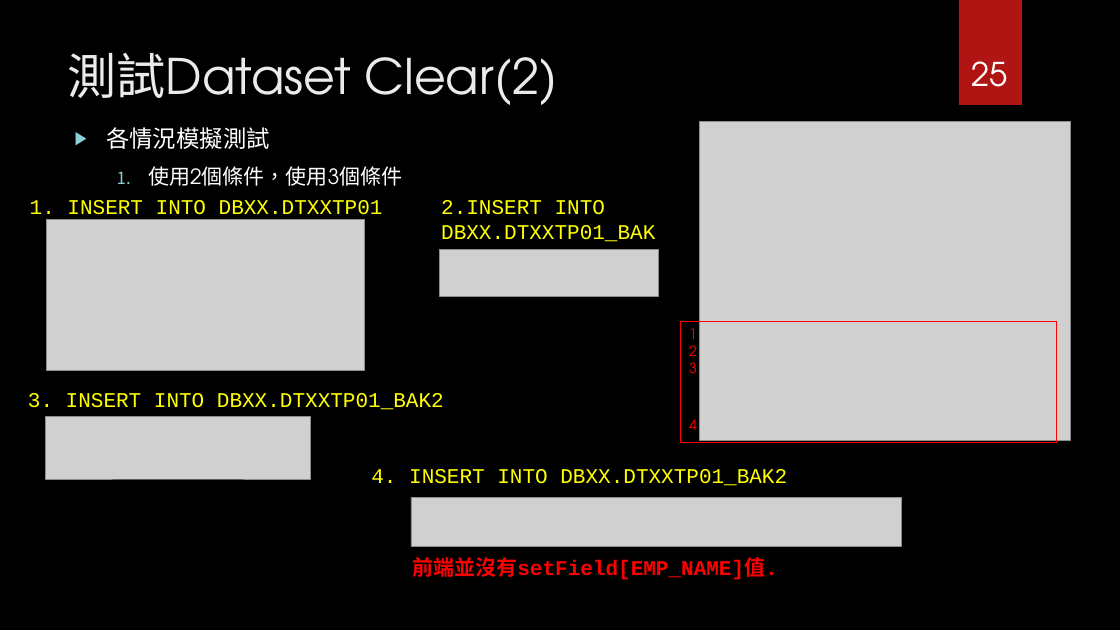
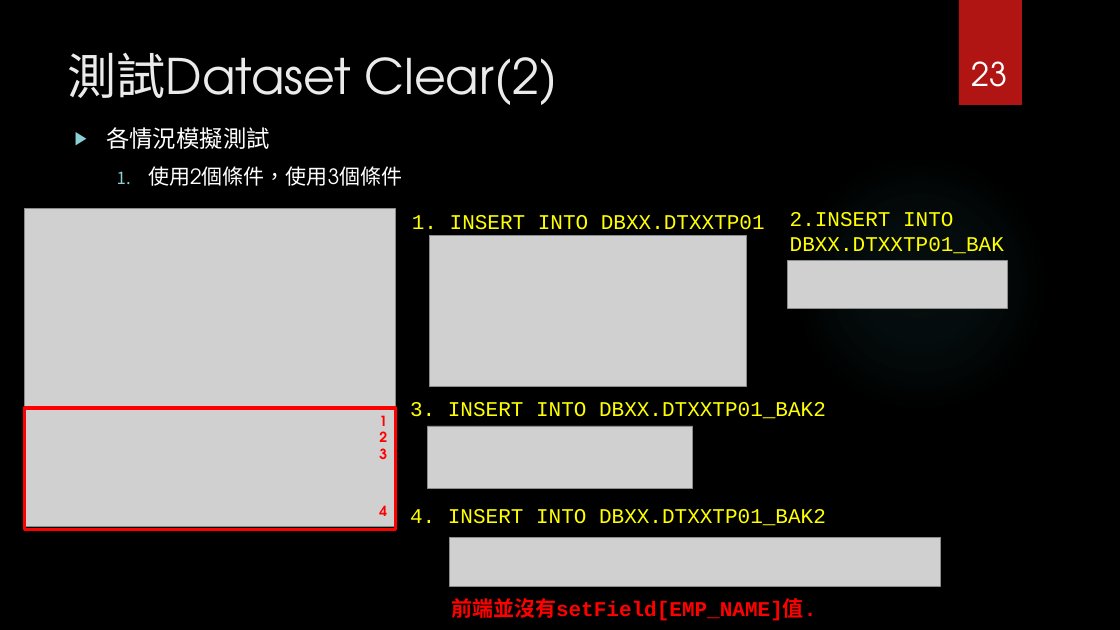
Before and after one commit to Szying/Js_Tools, a slide deck: slide 23 of 補充報告.pptx (slide 25 before the commit). Drawn at 1120x630 pixels with LibreOffice and Linux fonts; fonts in the diff are those of the drawing; grey boxes stand for pictures; background and template pictures are left out. Boxes give left, top, right and bottom in pixels: in the first picture for what was removed or moved away, otherwise in the second. Text is boxed around its words. In the diff, an @@ line names an element or a change of style, - is before the commit and + after.

```diff
--- a/補充報告.pptx
+++ b/補充報告.pptx
@@ page number at (971,61,1007,87): text changed @@
-25
+23
@@ ellipse added at (791,154,1049,413), fill gradient #50B9C1 @@
@@ picture: place and size @@
-picture at (700,122,1070,440)
+picture at (24,208,395,527)
@@ text "1. INSERT INTO DBXX.DTXXTP01": place and size @@
-text "1. INSERT INTO DBXX.DTXXTP01" at (30,200,383,221)
+text "1. INSERT INTO DBXX.DTXXTP01" at (412,215,765,236)
@@ text "2.INSERT INTO": place and size @@
-text "2.INSERT INTO" at (441,200,655,242)
+text "2.INSERT INTO" at (790,212,1004,254)
@@ picture: place and size @@
-picture at (47,219,365,371)
+picture at (429,235,747,386)
@@ picture: place and size @@
-picture at (439,249,659,296)
+picture at (788,261,1007,308)
@@ rectangle "1": place and size @@
-rectangle "1" at (681,322,1057,444)
+rectangle "1" at (24,408,395,530)
@@ rectangle "1" at (24,408,395,530): bold on; alignment left to right; outline #FF0000 0.75 pt to #FF0000 3 pt @@
@@ text "3. INSERT INTO DBXX.DTXXTP01_BAK2": place and size @@
-text "3. INSERT INTO DBXX.DTXXTP01_BAK2" at (28,393,444,410)
+text "3. INSERT INTO DBXX.DTXXTP01_BAK2" at (410,402,826,419)
@@ picture: place and size @@
-picture at (45,417,311,479)
+picture at (428,426,693,488)
@@ 2 texts, 1 picture: place and size @@
-2 texts, 1 picture at (371,469,902,580)
+2 texts, 1 picture at (410,509,940,621)
```
Also in this commit, not shown: 17 other slides changed, 1 slide added, 6 slides removed.
